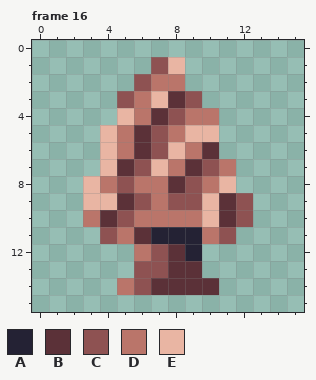
Two versions of one pixel-art file, The Sieni/Assets/Sprites/Sprites.ase. The first picture shows the starting point.
16x16 pixels, 25 frames. Shown: frame 16.
Visible layers, top first: "Layer 1", "Layer 2", "Layer 3".
Palette (. is transparent): A #242234  B #5b3138  C #8e5252  D #ba756a  E #e9b5a3
Pixels before, frame 16, first column x 3:
 1 ....CE....
 2 ...CDD....
 3 ..CDEBC...
 4 ..EDBCDD..
 5 .EDBCDEE..
 6 .EDBCEDB..
 7 .EBCEDBCD.
 8 EDCDDBCDE.
 9 EEBCDCCEBC
10 DBCDDDDEBC
11 .CDBAAADC.
12 ...DCBA...
13 ...CCBB...
14 ..DCBBBB..
Once edited:
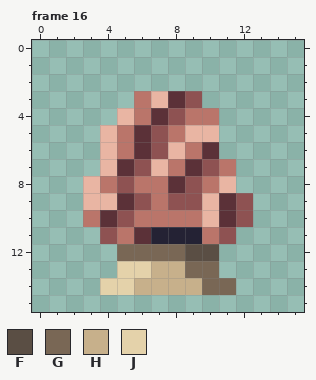
Colours new in this view: F #5a4e44  G #796755  H #c7b08b  J #e4d2aa
The edit:
Frame 16, layer "Layer 1":
y 1: x 7..8 CE -> ..
y 2: x 6..8 CDD -> ...
y 3: x 5 C -> .
y 12: x 5..10 .DCBA. -> GGGGFF
y 13: x 5..10 .CCBB. -> JJHHGG
y 14: x 4..11 .DCBBBB. -> JJHHHHGG
